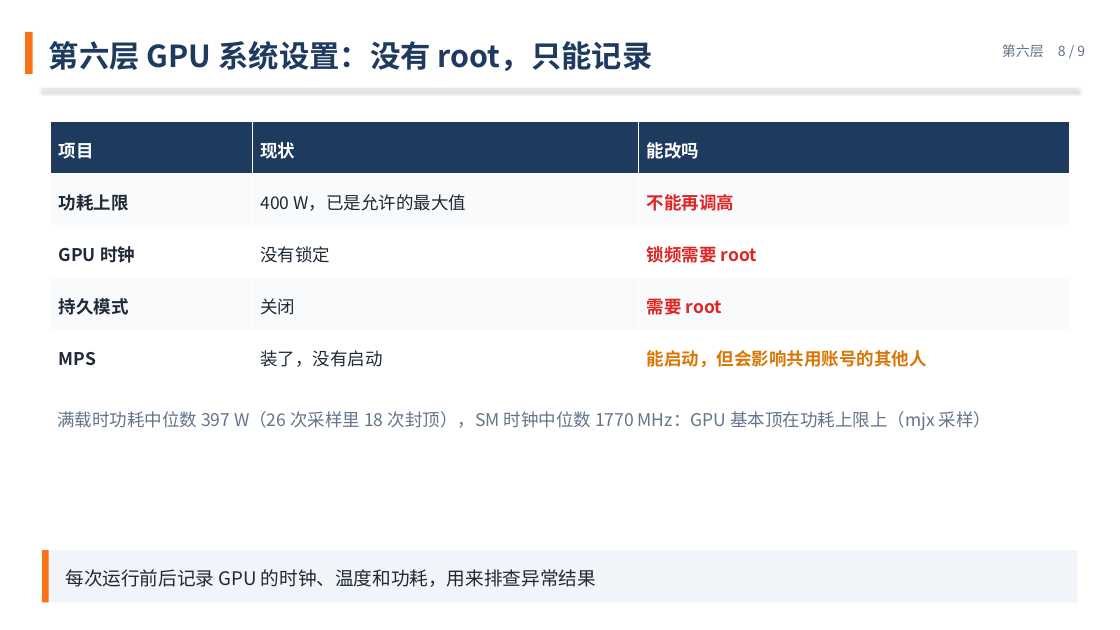
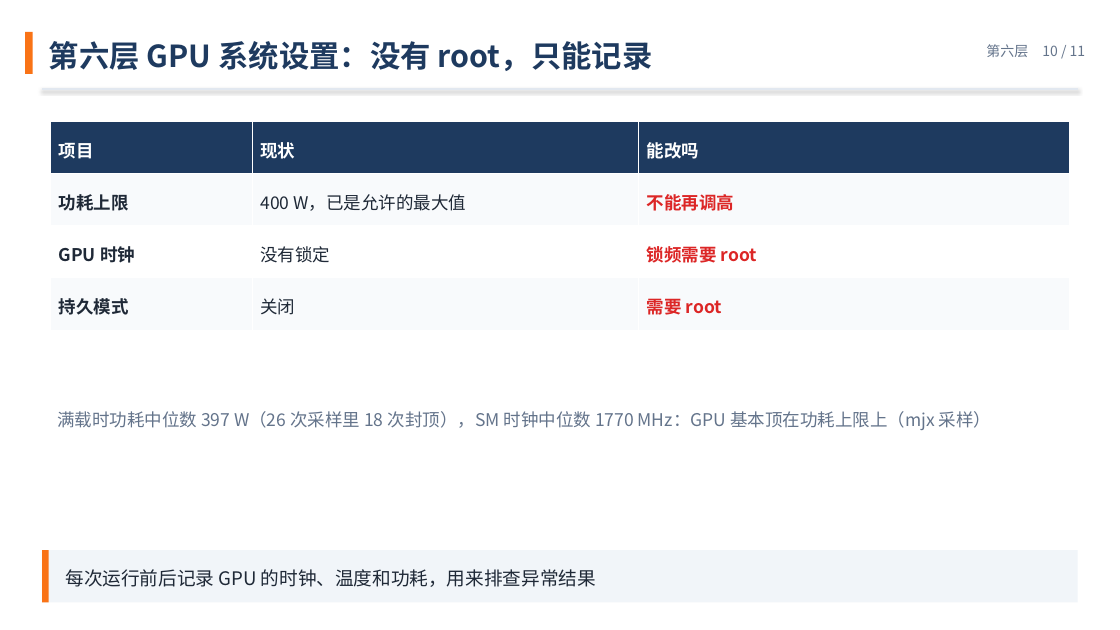
Before and after one commit to VictorTHU681/mfc-tuning-slides, a slide deck: slide 10 of tuning-six-layers-zh.pptx (slide 8 before the commit). Drawn at 1120x630 pixels with LibreOffice and Linux fonts; fonts in the diff are those of the drawing. Boxes give left, top, right and bottom in pixels: in the first picture for what was removed or moved away, otherwise in the second. Text is boxed around its words. In the diff, an @@ line names an element or a change of style, - is before the commit and + after.

```diff
--- a/tuning-six-layers-zh.pptx
+++ b/tuning-six-layers-zh.pptx
@@ text at (986, 44, 1086, 57): text changed @@
-第六层 8 / 9
+第六层 10 / 11
@@ table at (50, 122, 1070, 330) @@
-row 5: MPS | 装了，没有启动 | 能启动，但会影响共用账号的其他人
```
Also in this commit, not shown: 8 other slides changed, 2 slides added.
